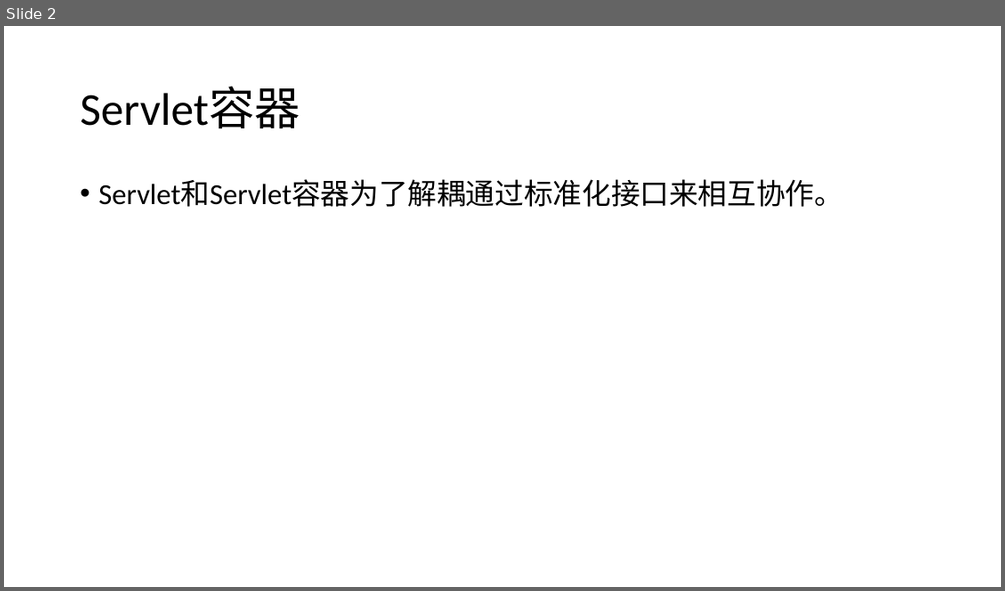
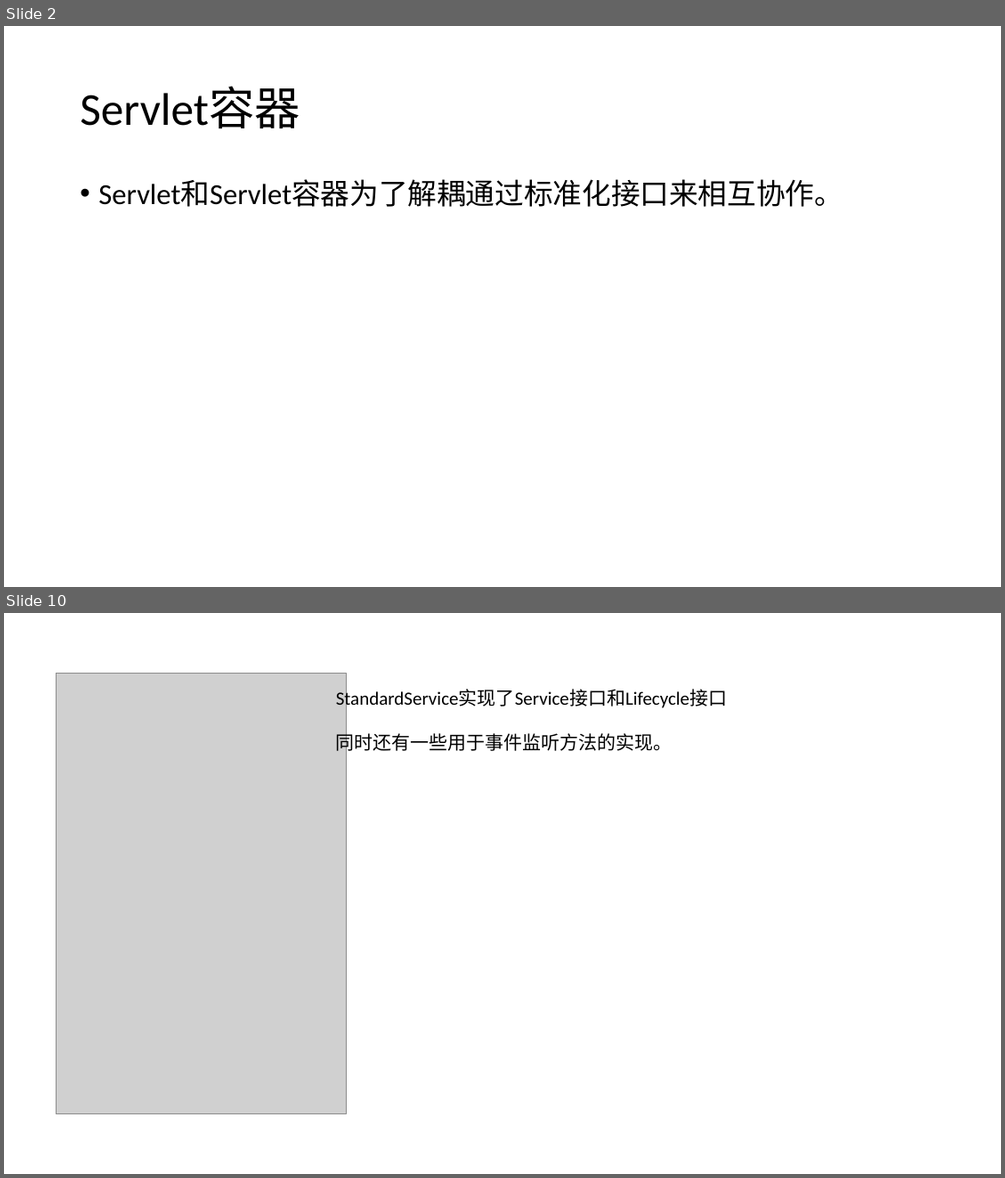
Before and after one commit to zy475459736/progress, a slide deck: servlets/Servlet.pptx. Shown one above the other, each under a label of ours: slide 2 before the commit, slides 2 and 10 after it; the slides between them are not shown. The pictures are 1005x591 and 1005x1178 pixels, drawn with LibreOffice and Linux fonts; fonts in the diff are those of the drawing; grey boxes stand for pictures. Boxes give left, top, right and bottom in pixels: in the first picture for what was removed or moved away, otherwise in the second. Text is boxed around its words. In the diff, an @@ line names an element or a change of style, - is before the commit and + after.

```diff
--- a/servlets/Servlet.pptx
+++ b/servlets/Servlet.pptx
@@ slide 10 added at [4,613,1001,1174], background #FFFFFF @@
@@ picture added at [57,673,346,1114] @@
@@ text added at [336,689,727,754], 18 pt, text #000000 @@
+StandardService实现了Service接口和Lifecycle接口
+同时还有一些用于事件监听方法的实现。
```
Also in this commit, not shown: 9 other slides added.
